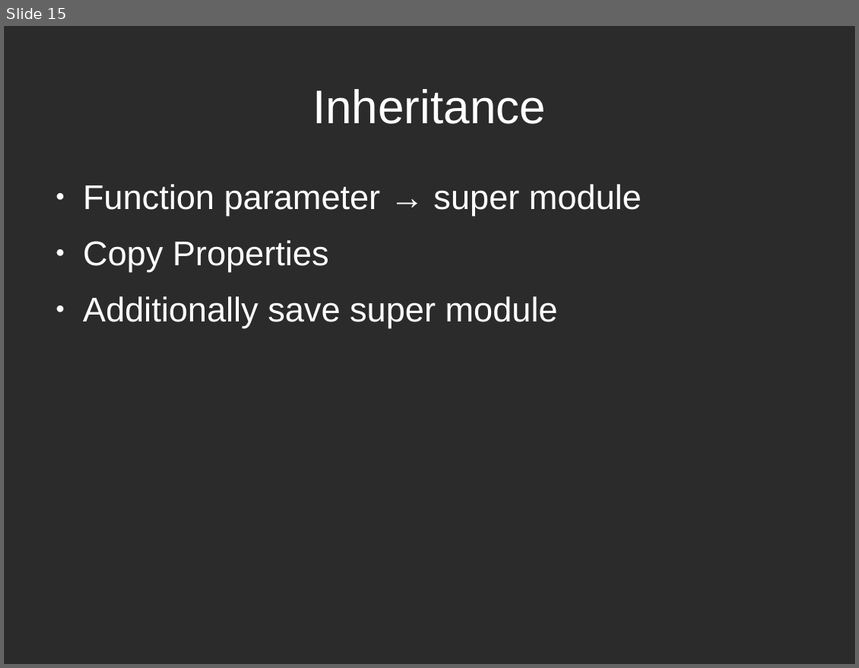
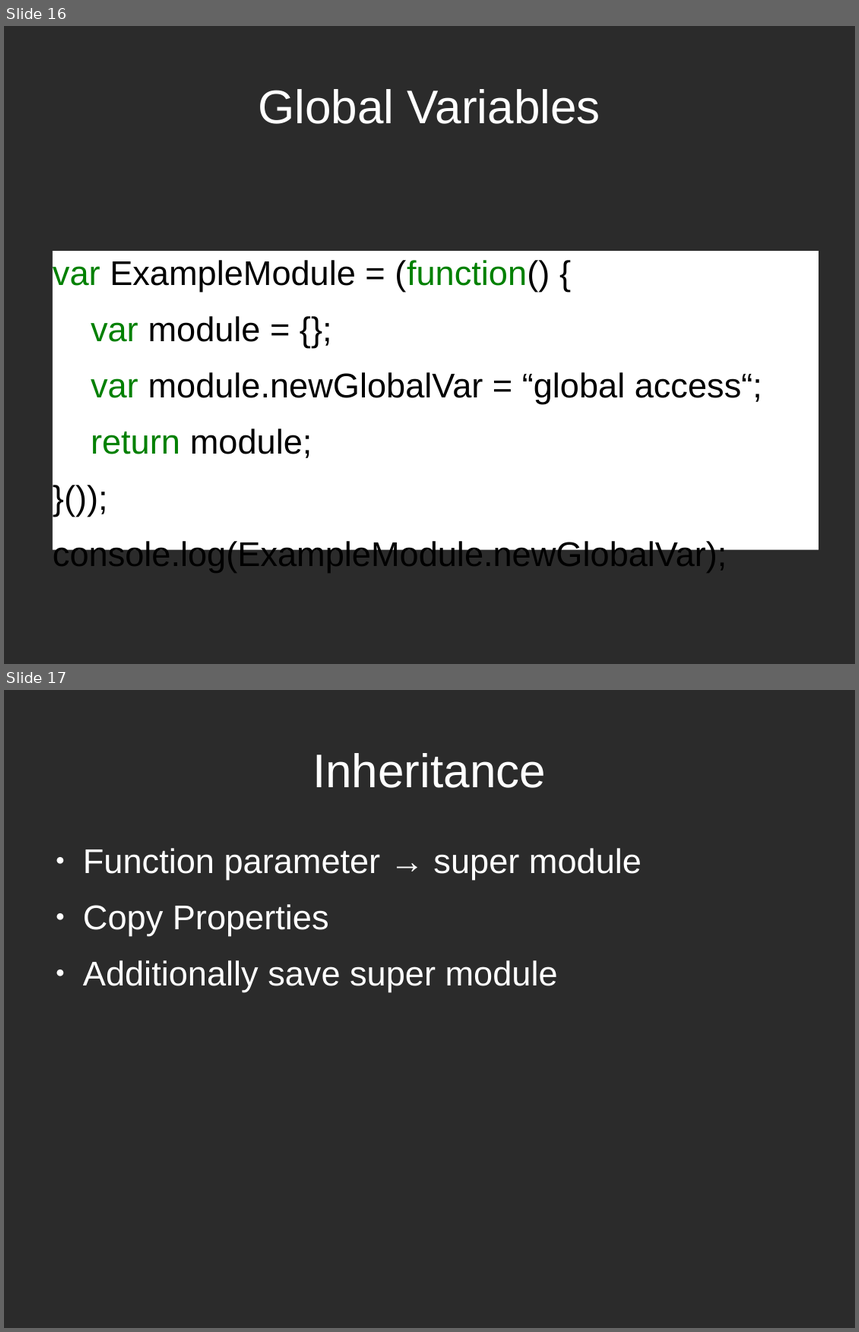
Before and after one commit to sattler/javascript-seminar-2015, a slide deck: presentation/Presentation.odp. Shown one above the other, each under a label of ours: slide 15 before the commit, slides 16 and 17 after it. The pictures are 859x668 and 859x1332 pixels, drawn with LibreOffice and Linux fonts; fonts in the diff are those of the drawing; background and template pictures are left out; a plain dark background stands for a picture behind light text. Boxes give left, top, right and bottom in pixels: in the first picture for what was removed or moved away, otherwise in the second. Text is boxed around its words. In the diff, an @@ line names an element or a change of style, - is before the commit and + after.

```diff
--- a/presentation/Presentation.odp
+++ b/presentation/Presentation.odp
@@ slide 16 added at box(4, 26, 855, 664), background picture (left out) @@
@@ title added at box(258, 89, 601, 124), 44 pt, text #FFFFFF @@
+Global Variables
@@ text added at box(53, 251, 819, 557), fill #FFFFFF, 32 pt, text #000000 @@
+var ExampleModule = (function() {
+var module = {};
+var module.newGlobalVar = “global access“;
+return module;
+}());
+console.log(ExampleModule.newGlobalVar);
@@ what was slide 15 is now slide 17 @@
```
Also in this commit, not shown: 1 slide changed, 3 other slides added, 2 slides removed.
